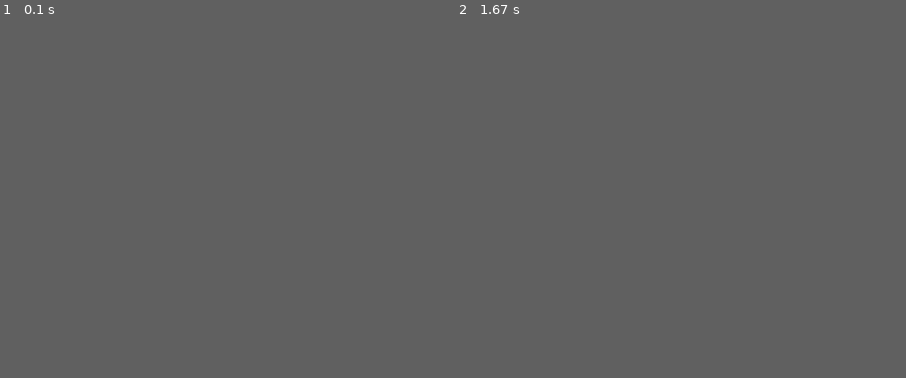
Above: before the commit, frames 1-2 (left to right).
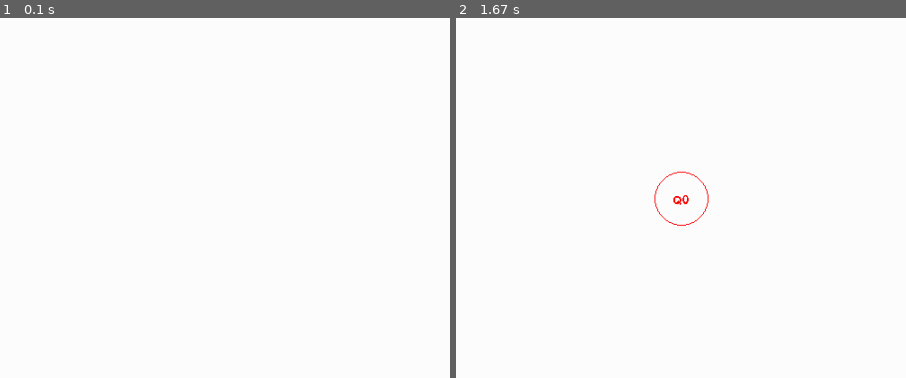
Above: after the commit, the same moments.

Repository: BloodSunSet/PDFA
Game: pygame game, started from PyGameModulePractise.py
Two runs of this game, one before a commit and one after it. Both use one fixed random seed, a clock stepped at 60 frames per second and the inputs below.
Inputs (mouse positions are % of the whole screen's width and height, from its top left):
- Up to frame 1 (0.1 s): no input
- Up to frame 2 (1.67 s): press the mouse at (50, 57) at 0.37 s; move the mouse to (38, 54) at 0.47 s; release the mouse at (26, 51) at 0.6 s; press the mouse at (50, 57) at 0.7 s; move the mouse to (58, 36) at 0.8 s; release the mouse at (65, 15) at 0.93 s
The pictures show only the part of the screen within x 25-75%, y 32-82%; the shares and areas given below are measured in that part.
In our replay, the window is 288x216 before the commit and 900x720 after it. These sizes can differ from the game's own. Grey fills any space a smaller window leaves; there, only what the larger window draws over its background counts as a difference.

The runs differ from the first frame. In frame 2, 0.2% of the frame differs, in the area x 44-57%, y 42-58%.

Commit message:
待解决 解决除数有时可能为0的问题，完成文本的切换和菜单栏和右键菜单

Diff:
--- a/PyGameModulePractise.py
+++ b/PyGameModulePractise.py
@@ -5,7 +5,7 @@
 def main():
     pygame.init()
 
-    size = width, height = 320, 240
+    size = width, height = 1000, 800
     white = 255, 255, 255
     red = 255, 0, 0
     circle_list = []  # circle_text, circle_center
@@ -13,16 +13,19 @@
 
     screen = pygame.display.set_mode(size)
     screen.fill(white)
+
+    arrow_start = ()
+    arrow_end = ()
+    arrow_tail = ''
+    circle_number = 0
+    arrow_text = 'a'
+    mouse_movement_for_circle = True
+    mouse_movement_for_line = False
+    font = pygame.font.Font(None, 20)
     while 1:
-        arrow_start = ()
-        arrow_end = ()
-        arrow_tail = ''
-        circle_text = 'Q0'
-        arrow_text = 'a'
-        mouse_movement_for_circle = True
-        mouse_movement_for_line = False
         for event in pygame.event.get():
             if event.type == pygame.QUIT:
+                print(line_list)
                 sys.exit()
             if event.type == pygame.MOUSEBUTTONDOWN:
                 pos = event.__dict__['pos']
@@ -30,31 +33,58 @@
                     for circle in circle_list:
                         distance = (pos[0] - circle[1][0]) * (pos[0] - circle[1][0]) + \
                                    (pos[1] - circle[1][1]) * (pos[1] - circle[1][1])
-                        if distance < 400:
+                        if distance < 3600:
                             arrow_start = circle[1]
                             arrow_tail = circle[0]
-                            # mouse_movement_for_circle is False
-                            # TODO:解决重复位置画圆的问题，解决无法划线的问题
+                            mouse_movement_for_circle = False
+                            mouse_movement_for_line = True
+                            print(mouse_movement_for_circle)
+                            # TODO:解决除数为零错误
                             break
                     if mouse_movement_for_circle is True:
-                        pygame.draw.circle(screen, red, pos, 20, 1)
+                        pygame.draw.circle(screen, red, pos, 30, 1)
+                        circle_text = '%s%d' % ('Q', circle_number)
+                        circle_number += 1
+                        text = font.render(circle_text, 0, red)
+                        screen.blit(text, (pos[0] - 10, pos[1] - 5))
                         circle_list.append((circle_text, pos))
-                        mouse_movement_for_line = True
                 if event.__dict__['button'] == 3:
                     # TODO:右键菜单
                     break
-            if event.type == pygame.MOUSEBUTTONUP:
+            if event.type == pygame.MOUSEBUTTONUP and mouse_movement_for_line is True:
+                pos = event.__dict__['pos']
                 for circle in circle_list:
                     distance = (pos[0] - circle[1][0]) * (pos[0] - circle[1][0]) + \
                                (pos[1] - circle[1][1]) * (pos[1] - circle[1][1])
-                    print('up distance=', distance)
-                    if distance < 400 and mouse_movement_for_line is True:
+                    if distance < 900:
                         arrow_end = circle[1]
                         arrow_head = circle[0]
-                        pygame.draw.line(screen, red, arrow_start, arrow_end)
-                        line_list.append((arrow_text, arrow_tail, arrow_end))
-                        mouse_movement_for_line = False
+                        k = ((arrow_start[0] - arrow_end[0]) * (arrow_start[0] - arrow_end[0]) +
+                             (arrow_start[1] - arrow_end[1]) * (arrow_start[1] - arrow_end[1])) / 900
+                        k_arrow_head = ((900 * k) / 49) ** 0.5
+                        k = k ** 0.5
+                        print(k_arrow_head, '\n', k)
+                        if k != 0:
+                            arrow_start_ = (arrow_end[0] - arrow_start[0]) / k + arrow_start[0], \
+                                           (arrow_end[1] - arrow_start[1]) / k + arrow_start[1]
+                            arrow_end_ = arrow_end[0] - (arrow_end[0] - arrow_start[0]) / k, \
+                                         arrow_end[1] - (arrow_end[1] - arrow_start[1]) / k
+                            anchor_point = arrow_end_[0] - (arrow_end_[0] - arrow_start_[0]) / k_arrow_head, \
+                                           arrow_end_[1] - (arrow_end_[1] - arrow_start_[1]) / k_arrow_head
+                            upper_point = anchor_point[0] + (anchor_point[1] - arrow_end_[1]), \
+                                          anchor_point[1] + (arrow_end_[0] - anchor_point[0])
+                            downer_point = anchor_point[0] - (anchor_point[1] - arrow_end_[1]), \
+                                           anchor_point[1] - (arrow_end_[0] - anchor_point[0])
+                            pygame.draw.line(screen, red, upper_point, arrow_end_)
+                            pygame.draw.line(screen, red, downer_point, arrow_end_)
+                            pygame.draw.line(screen, red, arrow_start_, arrow_end_)
+                            print(arrow_start, arrow_start_, '\n', arrow_end, arrow_end_)
+                            line_list.append((arrow_text, arrow_tail, arrow_head))
+                            arrow_start = ()
+                            arrow_end = ()
                         break
+                mouse_movement_for_line = False
+        mouse_movement_for_circle = True
 
         pygame.display.update()
 
